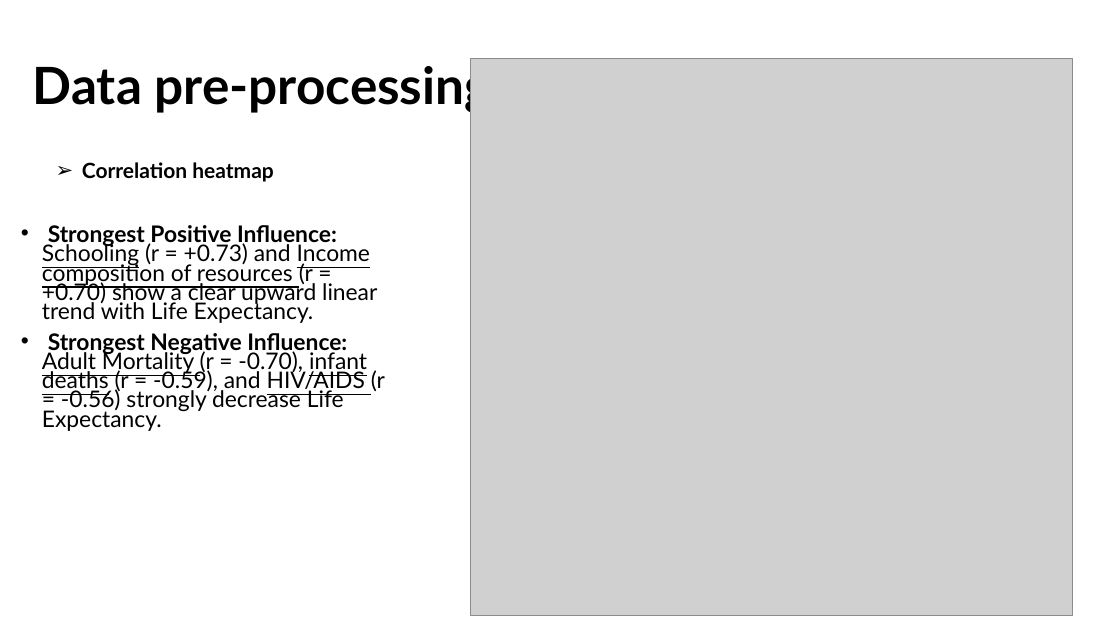
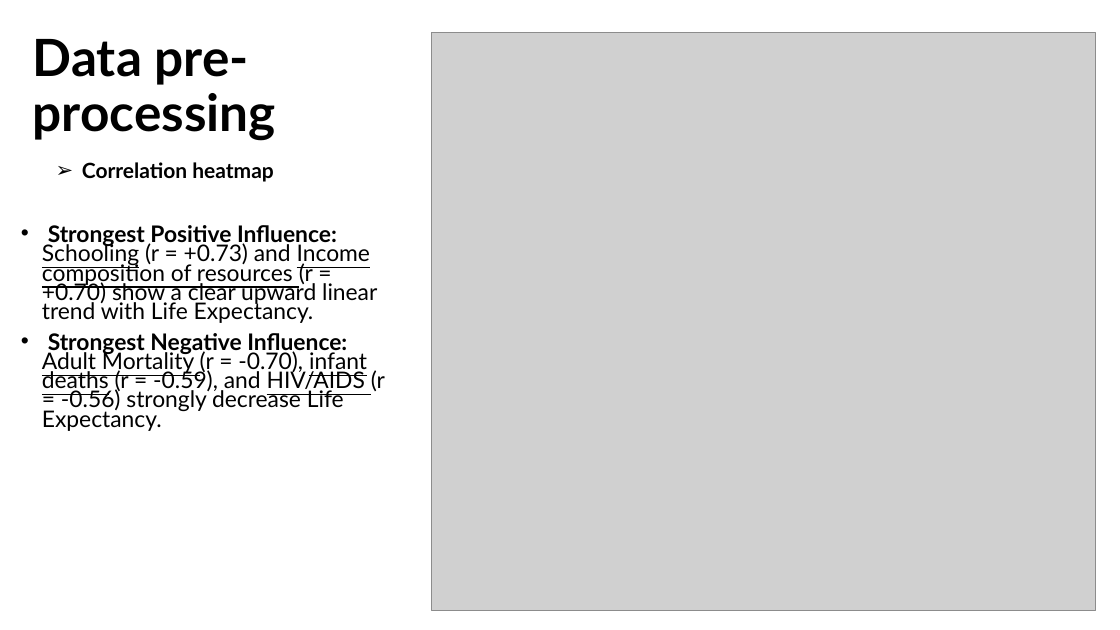
Before and after one commit to azelarabchakour/Data-science-assignments, a slide deck: slide 6 of Assignment-1/Assignment-1-present.pptx. Drawn at 1120x630 pixels with LibreOffice and Linux fonts; fonts in the diff are those of the drawing; grey boxes stand for pictures. Boxes give left, top, right and bottom in pixels: in the first picture for what was removed or moved away, otherwise in the second. Text is boxed around its words. In the diff, an @@ line names an element or a change of style, - is before the commit and + after.

```diff
--- a/Assignment-1/Assignment-1-present.pptx
+++ b/Assignment-1/Assignment-1-present.pptx
@@ title at <box>33,39,276,141</box>: spaces changed @@
-Data pre-processing
+Data pre-
+processing
@@ picture: place and size @@
-picture at <box>471,59,1072,615</box>
+picture at <box>432,33,1096,611</box>
```
Also in this commit, not shown: 10 other slides changed, 1 slide added, 1 slide removed, 2 other files.
